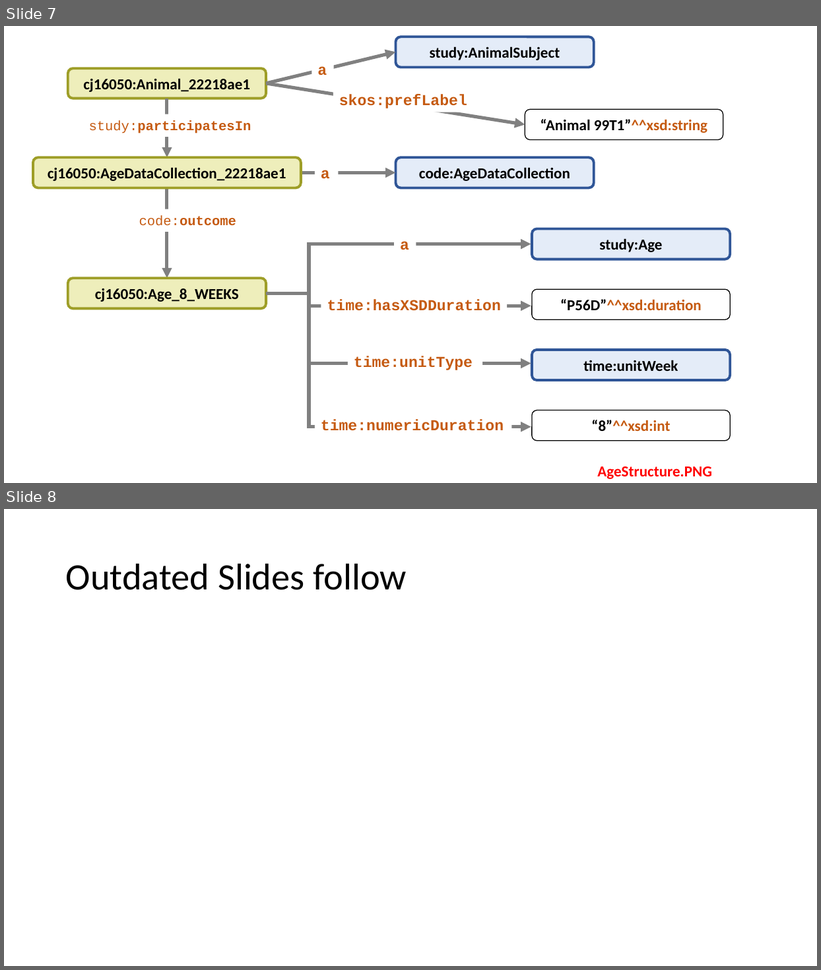
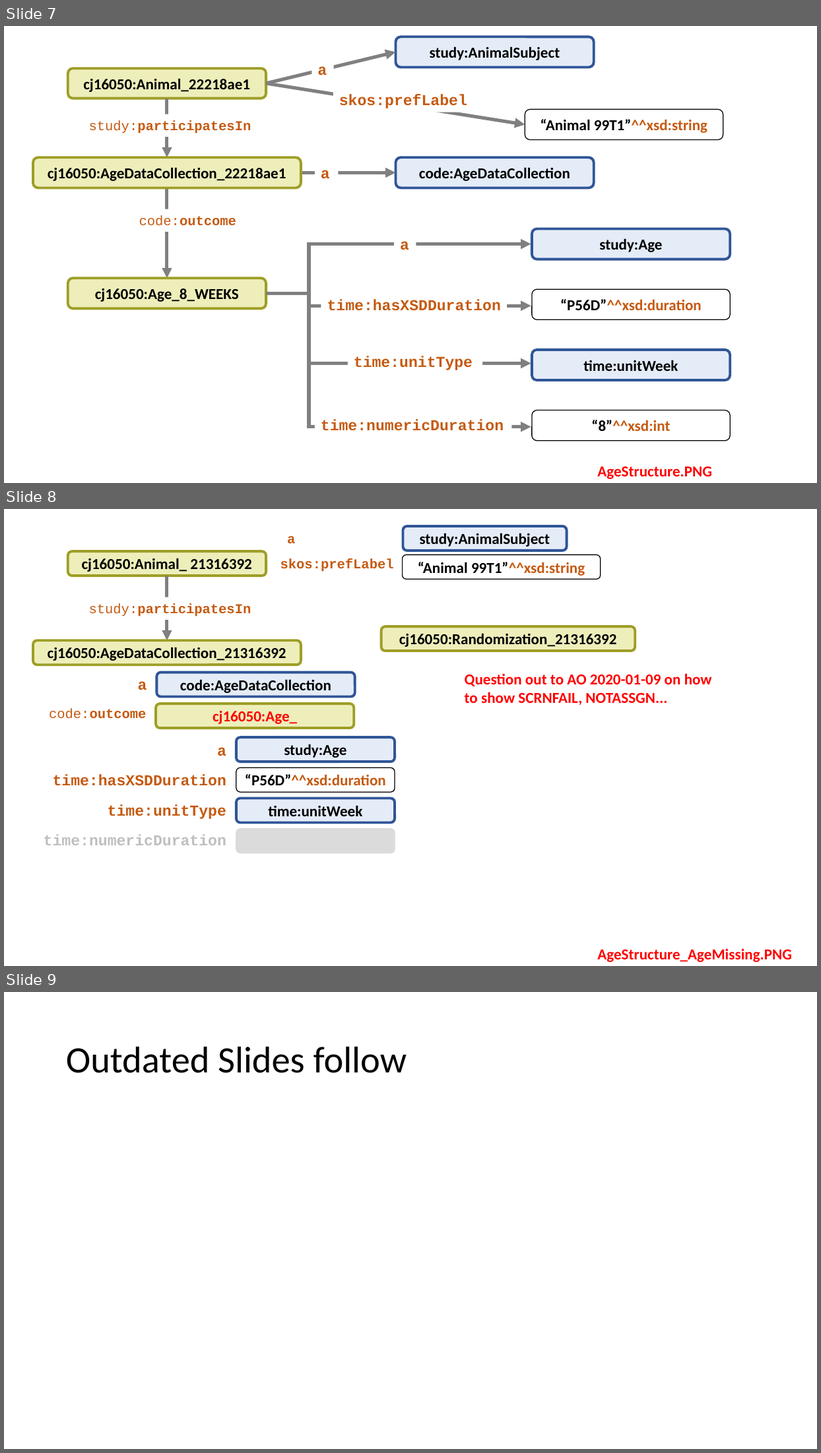
Before and after one commit to phuse-org/SENDConform, a slide deck: images/ImageSources.pptx. Shown one above the other, each under a label of ours: slides 7 and 8 before the commit, slides 7, 8 and 9 after it. The pictures are 821x970 and 821x1453 pixels, drawn with LibreOffice and Linux fonts; fonts in the diff are those of the drawing. Boxes give left, top, right and bottom in pixels: in the first picture for what was removed or moved away, otherwise in the second. Text is boxed around its words. In the diff, an @@ line names an element or a change of style, - is before the commit and + after.

```diff
--- a/images/ImageSources.pptx
+++ b/images/ImageSources.pptx
@@ slide 8 added at [4,509,817,966], background #FFFFFF @@
@@ rounded rectangle added at [403,526,567,551], fill #E4ECF8, outline #2F5597 3 pt, 18 pt, text #000000, bold @@
+study:AnimalSubject
@@ text added at [287,536,295,544], 16 pt, text #C55A11, bold @@
+a
@@ rounded rectangle added at [68,551,266,576], fill #EEEEBB, outline #9E9E27 3 pt, 18 pt, text #000000, bold @@
+cj16050:Animal_ 21316392
@@ text added at [281,559,394,572], 16 pt, text #C55A11, bold @@
+skos:prefLabel
@@ rounded rectangle added at [403,555,601,579], fill #FFFFFF, outline #000000 1 pt, 18 pt, text #000000, bold @@
+“Animal 99T1”^^xsd:string
@@ arrow added from (167, 576) to (167, 641), #808080 4 pt @@
@@ text added at [89,604,252,617], 16 pt, text #C55A11, bold @@
+study:participatesIn
@@ rounded rectangle added at [382,626,636,651], fill #EEEEBB, outline #9E9E27 3 pt, 18 pt, text #000000, bold @@
+cj16050:Randomization_21316392
@@ rounded rectangle added at [33,641,301,665], fill #EEEEBB, outline #9E9E27 3 pt, 18 pt, text #000000, bold @@
+cj16050:AgeDataCollection_21316392
@@ text added at [138,681,147,691], 18 pt, text #C55A11, bold @@
+a
@@ rounded rectangle added at [156,673,354,697], fill #E4ECF8, outline #2F5597 3 pt, 18 pt, text #000000, bold @@
+code:AgeDataCollection
@@ text added at [465,673,712,705], 18 pt, text #FF0000, bold @@
+Question out to AO 2020-01-09 on how to show SCRNFAIL, NOTASSGN...
@@ rounded rectangle added at [156,704,354,728], fill #EEEEBB, outline #9E9E27 3 pt, 18 pt, text #FF0000, bold @@
+cj16050:Age_
@@ text added at [49,709,146,719], 16 pt, text #C55A11, bold @@
+code:outcome
@@ rounded rectangle added at [236,738,395,762], fill #E4ECF8, outline #2F5597 3 pt, 18 pt, text #000000, bold @@
+study:Age
@@ text added at [217,747,226,756], 18 pt, text #C55A11, bold @@
+a
@@ text added at [53,775,226,786], 18 pt, text #C55A11, bold @@
+time:hasXSDDuration
@@ rounded rectangle added at [236,768,395,793], fill #FFFFFF, outline #000000 1 pt, 18 pt, text #C55A11, bold @@
+“P56D”^^xsd:duration
@@ text added at [108,805,226,819], 18 pt, text #C55A11, bold @@
+time:unitType
@@ rounded rectangle added at [236,799,395,823], fill #E4ECF8, outline #2F5597 3 pt, 18 pt, text #000000, bold @@
+time:unitWeek
@@ text added at [44,834,226,846], 18 pt, text #BFBFBF, bold @@
+time:numericDuration
@@ rounded rectangle added at [236,829,395,854], fill #DBDBDB, outline #D9D9D9 1 pt @@
@@ text added at [597,949,792,962], 18 pt, text #FF0000, bold @@
+AgeStructure_AgeMissing.PNG
@@ what was slide 8 is now slide 9 @@
```
Also in this commit, not shown: 10 other files.
